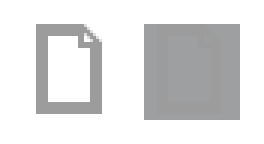
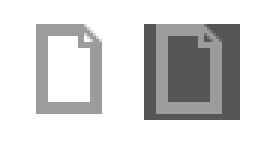
Revision of a layered 264 x 144 image; what changed, layer by layer:
added group "toggle-cursors.+/" with 6 layers above "no-blank-cursors.+/" over [84, 24, 240, 120]
added group "+@2x.png" (1st of 2, in "toggle-cursors.+/") with 2 layers in group "toggle-cursors.+/" over [84, 24, 102, 42]
added layer "main" (1st of 5, in "toggle-cursors.+/" › "+@2x.png") in group "+@2x.png" over [84, 24, 102, 42]
added layer "@bounds" (1st of 5, in "toggle-cursors.+/" › "+@2x.png") (50%) in group "+@2x.png" over [84, 24, 102, 42]
added group "_dark@2x.png" (1st of 2, in "toggle-cursors.+/") with 2 layers in group "toggle-cursors.+/" over [144, 24, 240, 120]
added layer "main" (2nd of 5, in "toggle-cursors.+/" › "_dark@2x.png") in group "_dark@2x.png" over [168, 24, 222, 102]
added layer "@bounds" (2nd of 5, in "toggle-cursors.+/" › "_dark@2x.png") (50%) in group "_dark@2x.png" over [144, 24, 240, 120]
added group "test_dark@2x.png" with 2 layers over [144, 24, 240, 120]
added layer "main" (5th of 5, in "test_dark@2x.png") in group "test_dark@2x.png" over [168, 24, 222, 102]
added layer "@bounds" (5th of 5, in "test_dark@2x.png") (50%) in group "test_dark@2x.png" over [144, 24, 240, 120]
